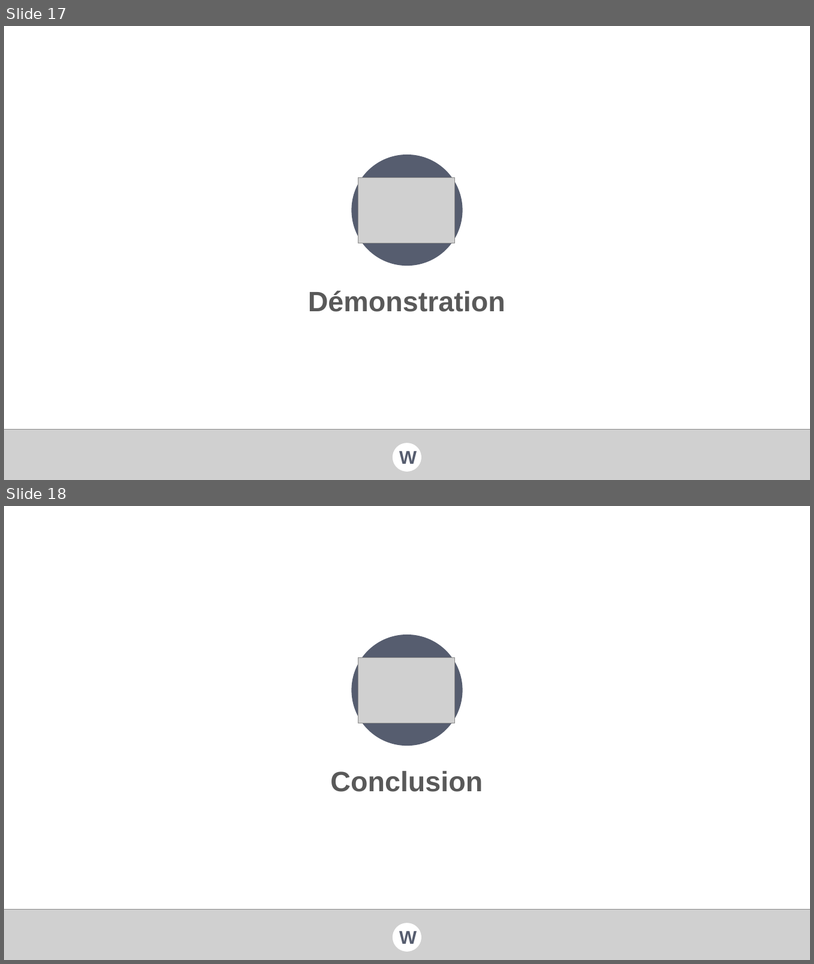
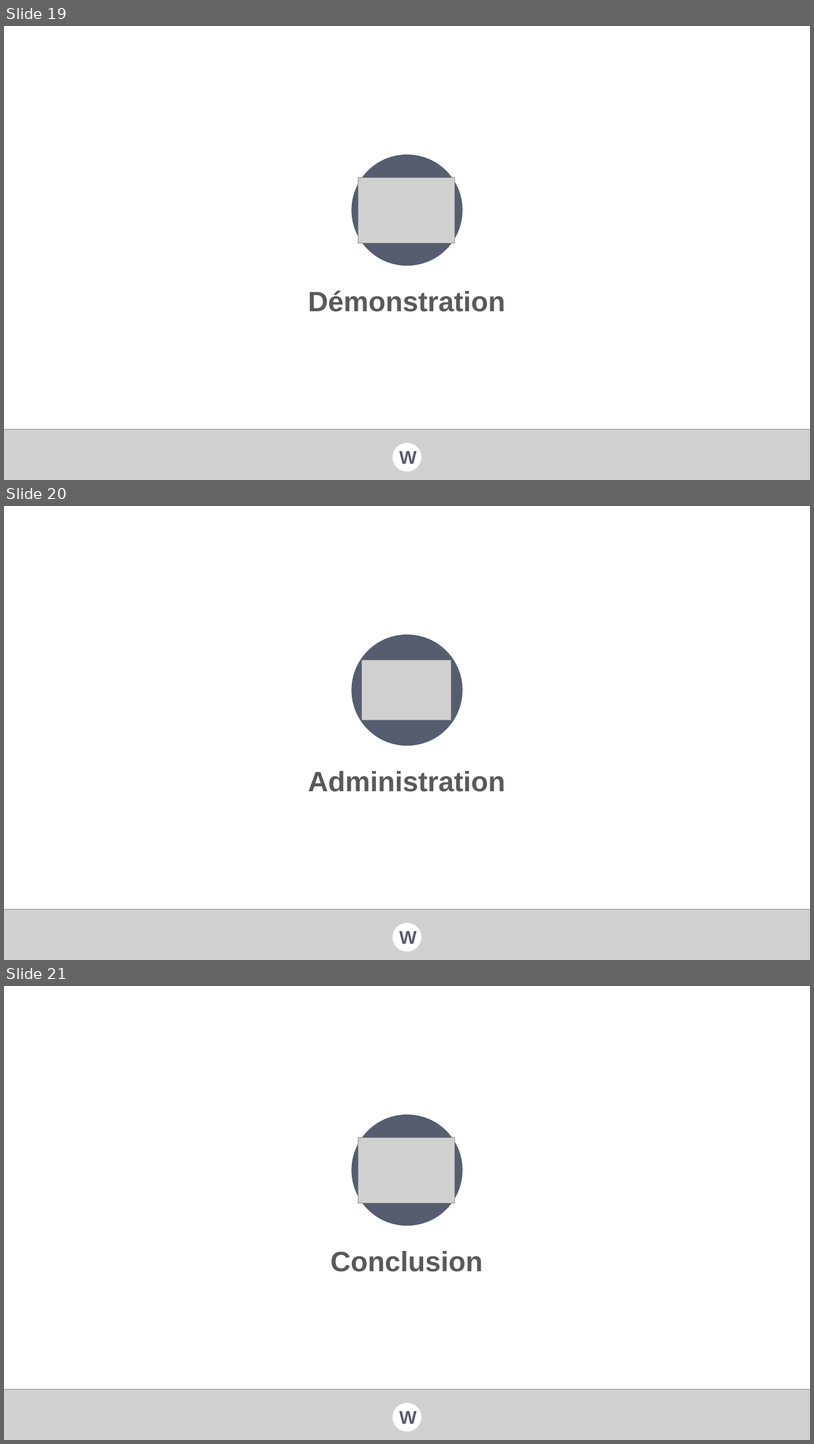
Before and after one commit to val92130/Wander, a slide deck: Docs/Documentation/Presentations/Wander - Forum PI.pptx. Shown one above the other, each under a label of ours: slides 17 and 18 before the commit, slides 19, 20 and 21 after it. The pictures are 814x964 and 814x1444 pixels, drawn with LibreOffice and Linux fonts; fonts in the diff are those of the drawing; grey boxes stand for pictures; background and template pictures are left out. Boxes give left, top, right and bottom in pixels: in the first picture for what was removed or moved away, otherwise in the second. Text is boxed around its words. In the diff, an @@ line names an element or a change of style, - is before the commit and + after.

```diff
--- a/Docs/Documentation/Presentations/Wander - Forum PI.pptx
+++ b/Docs/Documentation/Presentations/Wander - Forum PI.pptx
@@ slide 20 added at bbox=[4, 506, 810, 960], background picture (left out) @@
@@ ellipse added at bbox=[351, 634, 463, 746], fill #565D6F @@
@@ picture added at bbox=[362, 660, 452, 720] @@
@@ text added at bbox=[308, 771, 506, 792], 50 pt, text #595959, bold @@
+Administration
@@ picture added at bbox=[4, 909, 810, 960] @@
@@ ellipse added at bbox=[393, 922, 422, 951], fill #FFFFFF @@
@@ text added at bbox=[399, 931, 417, 943], 33 pt, text #565D6F, bold @@
+W
@@ what was slide 17 is now slide 19 @@
@@ what was slide 18 is now slide 21 @@
```
Also in this commit, not shown: 2 slides changed, 3 other slides added.
